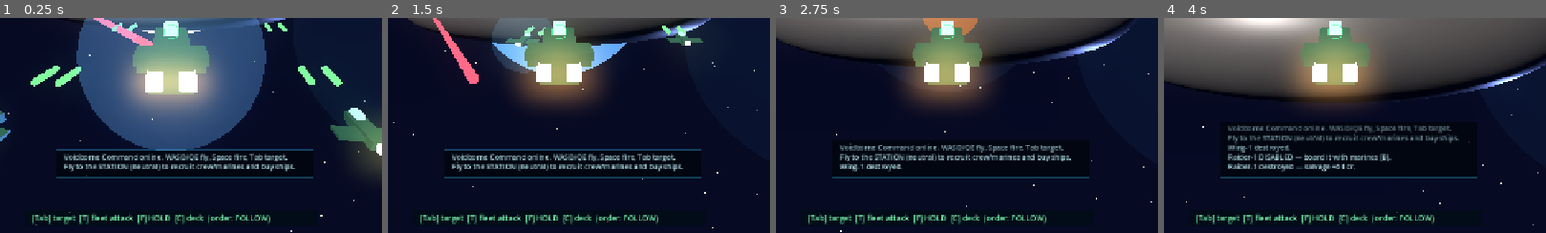
Above: before the commit, frames 1-4 (left to right).
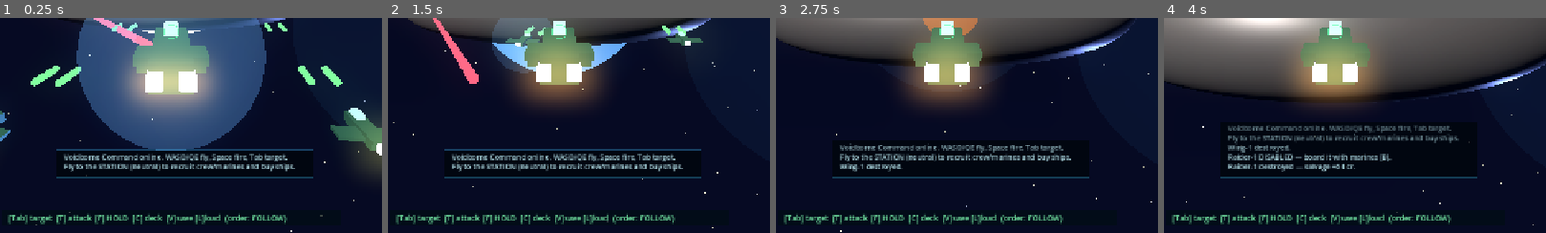
Above: after the commit, the same moments.

Repository: tapkinnu/voidborne-command
Game: Godot game, scene res://scenes/main.tscn
The game is run twice, just before and just after one commit, with the same random seed, the same clock (stepped at 60 frames per second) and the same inputs.
Inputs:
- Up to frame 1 (0.25 s): no input
- Up to frame 2 (1.5 s): no input
- Up to frame 3 (2.75 s): no input
- Up to frame 4 (4 s): no input
The pictures show only the part of the screen within x 28-78%, y 47-97%; the shares and areas given below are measured in that part.

The runs differ from the first frame. In frame 1, 1.7% of the frame differs, in the area x 2-85%, y 90-96%; in frame 2, 1.6%; in frame 3, 1.6%; in frame 4, 1.6%.

Commit message:
feat: add versioned persistent quick save/load
V writes and L loads a versioned JSON save at user://voidborne_save.json.
The schema carries game_id, integer version, economy (credits, crew/marine
pools, captured/purchased tallies), shipyard index, fleet order + focus
target, current target, and every live ship/station with class, faction,
ownership, manned/crew state, hull/shield/energy, disabled flag, and
position/rotation. Destroyed ships are omitted so they never resurrect.

Load validates and rejects — without clobbering live state — corrupt JSON,
wrong game_id, missing sections/fields, malformed vec3 arrays, unknown ship
classes, missing player flagship, and future versions. A valid load tears
down the battle, clears transient state (boarding, projectiles, beams,
explosions, fleet hold points), rebuilds all saved ships, re-wires player
and station references, reverts a stale attack order to follow, and
re-acquires a hostile target when the saved lock is gone.

Hermes review patches:
- GDScript _validate_save: reject fractional version floats (Godot parses
  all JSON numbers as float, so int() truncates 1.5 silently; added
  abs(float - int) > 0.001 guard).
- Python verify_save_load.py: same fractional-version guard; accept
  integer-valued floats (JSON round-trip), reject 1.5. Added two cases.
- validate_build.sh: capture verifier output to a temp log and grep for
  the PASS marker so a silent non-zero-exit or partial output fails the
  gate instead of passing by exit code alone.

New files: tests/test_save_load.gd, tools/verify_save_load.py.
Docs updated: README, GDD §4.5b, definition_of_done economy item marked [x].

Diff:
--- a/project.godot
+++ b/project.godot
@@ -125,3 +125,11 @@
 "deadzone": 0.5,
 "events": [{"type":"key","keycode":72,"unicode":104}]
 }
+quick_save={
+"deadzone": 0.5,
+"events": [{"type":"key","keycode":86,"unicode":118}]
+}
+quick_load={
+"deadzone": 0.5,
+"events": [{"type":"key","keycode":76,"unicode":108}]
+}
--- a/scripts/hud.gd
+++ b/scripts/hud.gd
@@ -191,4 +191,4 @@
 func _draw_deck_overlay(vp: Vector2) -> void:
 	draw_rect(Rect2(Vector2(vp.x - 250, vp.y - 70), Vector2(242, 60)), C_BG, true)
 	_txt(Vector2(vp.x - 240, vp.y - 48), "CREW DECK", C_LINE, 14)
-	_txt(Vector2(vp.x - 240, vp.y - 30), "WASD move  F order follow  C exit", C_DIM, 12)
+	_txt(Vector2(vp.x - 240, vp.y - 30), "WASD move  F follow  C exit  V save  L load", C_DIM, 12)
--- a/scripts/main.gd
+++ b/scripts/main.gd
@@ -63,6 +63,13 @@
 
 # Capture/demo: when launched for screenshots, the player auto-fights so frames are lively.
 var auto_demo: bool = false
+
+# --- Persistent save/load ---------------------------------------------------
+# Versioned quick save/load of the current single-system battle. save_path is a
+# script variable so tests can redirect it to a scratch file.
+const SAVE_GAME_ID: String = "voidborne_command"
+const SAVE_VERSION: int = 1
+var save_path: String = "user://voidborne_save.json"
 
 var messages: Array = []           # rolling message log (strings)
 var objective: String = "Disable & board Ironclaw, then capture hostile Kryos Relay station."
@@ -240,6 +247,7 @@
 # ---------------------------------------------------------------------------
 func _process(delta: float) -> void:
 	_elapsed += delta
+	_handle_save_load()
 	if deck_mode:
 		_process_deck(delta)
 	else:
@@ -1163,6 +1171,323 @@
 		_msg("Returned to the bridge.")
 
 # ---------------------------------------------------------------------------
+# PERSISTENT SAVE / LOAD
+# ---------------------------------------------------------------------------
+func _handle_save_load() -> void:
+	# Works in both space and crew-deck mode; loading from the deck returns to the bridge.
+	if Input.is_action_just_pressed("quick_save"):
+		_quick_save()
+	if Input.is_action_just_pressed("quick_load"):
+		_quick_load()
+
+func _quick_save() -> bool:
+	var data: Dictionary = _build_save_dict()
+	var f: FileAccess = FileAccess.open(save_path, FileAccess.WRITE)
+	if f == null:
+		_msg("Save failed: cannot open %s" % save_path)
+		if audio: audio.play("ui_deny")
+		return false
+	f.store_string(JSON.stringify(data, "\t"))
+	f.close()
+	_msg("Game SAVED (v%d) — %d cr, fleet %d." % [SAVE_VERSION, Game.credits, _count_fleet()])
+	if audio: audio.play("ui_buy")
+	return true
+
+func _build_save_dict() -> Dictionary:
+	var ship_list: Array = []
+	for s in ships:
+		if not is_instance_valid(s) or s.destroyed:
+			continue   # destroyed ships are omitted; they must not resurrect on load
+		ship_list.append(_ship_to_dict(s))
+	var atk_name: String = ""
+	if is_instance_valid(fleet_attack_target):
+		atk_name = String(fleet_attack_target.ship_name)
+	var tgt_name: String = ""
+	if is_instance_valid(target) and not target.destroyed:
+		tgt_name = String(target.ship_name)
+	return {
+		"game_id": SAVE_GAME_ID,
+		"version": SAVE_VERSION,
+		"economy": {
+			"credits": Game.credits,
+			"crew_pool": Game.crew_pool,
+			"marine_pool": Game.marine_pool,
+			"captured_count": Game.captured_count,
+			"purchased_count": Game.purchased_count,
+		},
+		"shipyard_index": shipyard_index,
+		"fleet_order": fleet_order,
+		"fleet_attack_target": atk_name,
+		"target": tgt_name,
+		"ships": ship_list,
+	}
+
+func _ship_to_dict(s: Node3D) -> Dictionary:
+	return {
+		"ship_name": s.ship_name,
+		"ship_class": s.ship_class,
+		"faction": s.faction,
+		"is_player": s.is_player,
+		"manned": s.manned,
+		"crew_assigned": s.crew_assigned,
+		"hull": s.hull,
+		"max_hull": s.max_hull,
+		"shield": s.shield,
+		"max_shield": s.max_shield,
+		"energy": s.energy,
+		"max_energy": s.max_energy,
+		"disabled": s.disabled,
+		"destroyed": s.destroyed,
+		"ai_state": s.ai_state,
+		"pos": [s.global_position.x, s.global_position.y, s.global_position.z],
+		"rot": [s.rotation.x, s.rotation.y, s.rotation.z],
+	}
+
+func _quick_load() -> bool:
+	if not FileAccess.file_exists(save_path):
+		_msg("No save found — press [V] to save first.")
+		if audio: audio.play("ui_deny")
+		return false
+	var f: FileAccess = FileAccess.open(save_path, FileAccess.READ)
+	if f == null:
+		_msg("Load failed: cannot open save file.")
+		if audio: audio.play("ui_deny")
+		return false
+	var text: String = f.get_as_text()
+	f.close()
+	var parsed: Variant = JSON.parse_string(text)
+	var reason: String = _validate_save(parsed)
+	if reason != "":
+		# Rejected saves never clobber the live battle state.
+		_msg("Save rejected: %s" % reason)
+		if audio: audio.play("ui_deny")
+		return false
+	_apply_save(parsed)
+	_msg("Game LOADED (v%d) — %d cr, fleet %d." % [int((parsed as Dictionary)["version"]), Game.credits, _count_fleet()])
+	if audio: audio.play("ui_buy")
+	return true
+
+func _validate_vec3(v: Variant) -> String:
+	if typeof(v) != TYPE_ARRAY:
+		return "not an array"
+	var arr: Array = v
+	if arr.size() != 3:
+		return "needs 3 elements"
+	for n in arr:
+		if typeof(n) != TYPE_FLOAT and typeof(n) != TYPE_INT:
+			return "non-numeric"
+	return ""
+
+func _validate_save(parsed: Variant) -> String:
+	# Returns "" when the payload is acceptable, otherwise a human-readable reason.
+	if typeof(parsed) != TYPE_DICTIONARY:
+		return "corrupt or non-object save"
+	var d: Dictionary = parsed
+	if String(d.get("game_id", "")) != SAVE_GAME_ID:
+		return "not a Voidborne save"
+	if not d.has("version"):
+		return "missing version"
+	var ver_val: Variant = d["version"]
+	if typeof(ver_val) != TYPE_FLOAT and typeof(ver_val) != TYPE_INT:
+		return "invalid version"
+	var ver_float: float = float(ver_val)
+	var ver: int = int(ver_float)
+	if abs(ver_float - float(ver)) > 0.001:
+		return "invalid version"
+	if ver < 1:
+		return "invalid version"
+	if ver > SAVE_VERSION:
+		return "future version (v%d > v%d) — update the game" % [ver, SAVE_VERSION]
+	if typeof(d.get("economy")) != TYPE_DICTIONARY:
+		return "missing economy section"
+	var econ: Dictionary = d["economy"]
+	for key in ["credits", "crew_pool", "marine_pool", "captured_count", "purchased_count"]:
+		if not econ.has(key):
+			return "missing economy.%s" % key
+	if typeof(d.get("ships")) != TYPE_ARRAY:
+		return "missing ships section"
+	var ships_arr: Array = d["ships"]
+	var player_count: int = 0
+	for entry in ships_arr:
+		if typeof(entry) != TYPE_DICTIONARY:
+			return "invalid ship entry"
+		var sd: Dictionary = entry
+		for key in ["ship_name", "ship_class", "faction"]:
+			if not sd.has(key):
+				return "ship missing %s" % key
+		if not Game.SHIP_CLASSES.has(String(sd["ship_class"])):
+			return "unknown ship_class '%s'" % String(sd["ship_class"])
+		var perr: String = _validate_vec3(sd.get("pos"))
+		if perr != "":
+			return "ship %s pos %s" % [String(sd.get("ship_name", "?")), perr]
+		var rerr: String = _validate_vec3(sd.get("rot"))
+		if rerr != "":
+			return "ship %s rot %s" % [String(sd.get("ship_name", "?")), rerr]
+		if bool(sd.get("is_player", false)):
+			player_count += 1
+	if player_count == 0:
+		return "no player flagship in save"
+	return ""
+
+func _apply_save(parsed: Dictionary) -> void:
+	# Clear transient combat/UI state, tear down the live battle, then rebuild from the save.
+	_cancel_boarding()
+	_clear_transient_nodes()
+	if deck_mode:
+		_set_deck_mode(false)
+	fleet_hold_positions.clear()
+	fleet_attack_target = null
+	target = null
+
+	for s in ships:
+		if is_instance_valid(s):
+			s.queue_free()
+	ships.clear()
+	player = null
+	station = null
+
+	var econ: Dictionary = parsed["economy"]
+	Game.credits = int(econ["credits"])
+	Game.crew_pool = int(econ["crew_pool"])
+	Game.marine_pool = int(econ["marine_pool"])
+	Game.captured_count = int(econ["captured_count"])
+	Game.purchased_count = int(econ["purchased_count"])
+	shipyard_index = int(parsed.get("shipyard_index", 0))
+
+	var used_names: Dictionary = {}
+	for entry in parsed["ships"]:
+		_ship_from_dict(entry, used_names)
+
+	station = _pick_station_ref()
+
+	# Fleet order: an attack order with a missing/invalid focus target falls back to follow.
+	fleet_order = String(parsed.get("fleet_order", "follow"))
+	var atk_name: String = String(parsed.get("fleet_attack_target", ""))
+	fleet_attack_target = _find_ship_by_name(atk_name) if atk_name != "" else null
+	if fleet_order == "attack" and not (is_instance_valid(fleet_attack_target) and not fleet_attack_target.destroyed and fleet_attack_target.faction != "player"):
+		fleet_order = "follow"
+		fleet_attack_target = null
+		for s in ships:
+			if is_instance_valid(s) and s.faction == "player" and not s.is_player and s.manned:
+				s.ai_state = "follow"
+
+	# Target: keep the saved lock if still valid/hostile, else pick a remaining hostile.
+	var tname: String = String(parsed.get("target", ""))
+	var saved_target: Node3D = _find_ship_by_name(tname) if tname != "" else null
+	if is_instance_valid(saved_target) and not saved_target.destroyed and saved_target.faction != "player":
+		target = saved_target
+	else:
+		target = _nearest_hostile()
+
+	if is_instance_valid(player):
+		_update_camera(0.001, true)
+		space_camera.current = true
+		throttle = clamp(player.throttle, 0.0, 1.0)
+
+func _ship_from_dict(entry: Variant, used_names: Dictionary) -> Node3D:
+	var sd: Dictionary = entry
+	var p_class: String = String(sd["ship_class"])
+	var p_faction: String = String(sd["faction"])
+	var nm: String = String(sd["ship_name"])
+	# Guarantee a stable unique name even if a save somehow carries duplicates.
+	if used_names.has(nm):
+		var k: int = 2
+		while used_names.has("%s#%d" % [nm, k]):
+			k += 1
+		nm = "%s#%d" % [nm, k]
+	used_names[nm] = true
+
+	var s: Node3D = ShipScript.new()
+	s.name = "Ship_%s_%s" % [p_faction, nm]
+	add_child(s)
+	s.setup(p_class, p_faction, nm)
+	s.ship_name = nm
+	s.is_player = bool(sd.get("is_player", false))
+	s.manned = bool(sd.get("manned", true))
+	s.crew_assigned = int(sd.get("crew_assigned", 0))
+	s.max_hull = float(sd.get("max_hull", s.max_hull))
+	s.hull = float(sd.get("hull", s.hull))
+	s.max_shield = float(sd.get("max_shield", s.max_shield))
+	s.shield = float(sd.get("shield", s.shield))
+	s.max_energy = float(sd.get("max_energy", s.max_energy))
+	s.energy = float(sd.get("energy", s.energy))
+	s.disabled = bool(sd.get("disabled", false))
+	s.destroyed = bool(sd.get("destroyed", false))
+	s.ai_state = String(sd.get("ai_state", "engage"))
+	var pos: Array = sd["pos"]
+	s.position = Vector3(float(pos[0]), float(pos[1]), float(pos[2]))
+	var rot: Array = sd["rot"]
+	s.rotation = Vector3(float(rot[0]), float(rot[1]), float(rot[2]))
+	ships.append(s)
+	if s.is_player:
+		player = s
+	return s
+
+func _clear_transient_nodes() -> void:
+	for p in projectiles:
+		var pd: Dictionary = p
+		if is_instance_valid(pd.get("node")):
+			pd["node"].queue_free()
+	projectiles.clear()
+	for b in beams:
+		var bd: Dictionary = b
+		if is_instance_valid(bd.get("node")):
+			bd["node"].queue_free()
+	beams.clear()
+	for e in explosions:
+		var ed: Dictionary = e
+		if is_instance_valid(ed.get("node")):
+			ed["node"].queue_free()
+	explosions.clear()
+
+func _find_ship_by_name(nm: String) -> Node3D:
+	if nm == "":
+		return null
+	for s in ships:
+		if is_instance_valid(s) and String(s.ship_name) == nm:
+			return s
+	return null
+
+func _nearest_hostile() -> Node3D:
+	# Nearest live hostile (including disabled, which the player may still want to board).
+	var best: Node3D = null
+	var bd: float = 1e9
+	for s in ships:
+		if not is_instance_valid(s) or s.destroyed or s.faction != "hostile":
+			continue
+		var d: float = _pdist(s)
+		if d < bd:
+			bd = d
+			best = s
+	return best
+
+func _pick_station_ref() -> Node3D:
+	# Prefer the neutral recruit/shipyard hub; fall back to an owned, then any non-hostile,
+	# then any station so service/shipyard prompts still resolve after a load.
+	var neutral_st: Node3D = null
+	var owned_st: Node3D = null
+	var nonhostile_st: Node3D = null
+	var any_st: Node3D = null
+	for s in ships:
+		if not is_instance_valid(s) or s.ship_class != "station":
+			continue
+		if any_st == null:
+			any_st = s
+		if s.faction == "neutral" and neutral_st == null:
+			neutral_st = s
+		elif s.faction == "player" and owned_st == null:
+			owned_st = s
+		if s.faction != "hostile" and nonhostile_st == null:
+			nonhostile_st = s
+	if neutral_st != null:
+		return neutral_st
+	if owned_st != null:
+		return owned_st
+	if nonhostile_st != null:
+		return nonhostile_st
+	return any_st
+
+# ---------------------------------------------------------------------------
 # CAMERA
 # ---------------------------------------------------------------------------
 func _update_camera(delta: float, instant: bool) -> void:
@@ -1258,16 +1583,16 @@
 
 func _context_prompt() -> String:
 	if is_instance_valid(station) and _pdist(station) < 70.0:
-		return "STATION: [G] %s %dcr  [Y] buy  [R] crew  [M] marine  [H] repair  [C] deck  [F] man/order" % [_shipyard_class().to_upper(), _shipyard_cost()]
+		return "STATION: [G] %s %dcr  [Y] buy  [R] crew  [M] marine  [H] repair  [C] deck  [V]save [L]load" % [_shipyard_class().to_upper(), _shipyard_cost()]
 	var svc: Node3D = _service_station()
 	if svc != null:
-		return "DOCKED %s: [H] repair/refit fleet  [Tab] target  [F] fleet order" % svc.ship_name
+		return "DOCKED %s: [H] repair/refit  [Tab] target  [F] order  [V]save [L]load" % svc.ship_name
 	if is_instance_valid(target) and target.disabled and target.faction != "player":
-		return "[B] board %s with marines" % target.ship_name
+		return "[B] board %s with marines   [V]save [L]load" % target.ship_name
 	var order_label: String = fleet_order.to_upper()
 	if fleet_order == "attack" and is_instance_valid(fleet_attack_target):
 		order_label = "ATTACK %s" % fleet_attack_target.ship_name
-	return "[Tab] target  [T] fleet attack  [F] %s  [C] deck  (order: %s)" % [("HOLD" if fleet_order == "follow" else "FOLLOW"), order_label]
+	return "[Tab] target  [T] attack  [F] %s  [C] deck  [V]save [L]load  (order: %s)" % [("HOLD" if fleet_order == "follow" else "FOLLOW"), order_label]
 
 func _build_radar() -> Array:
 	var blips: Array = []
--- /dev/null
+++ b/tests/test_save_load.gd
@@ -0,0 +1,253 @@
+extends SceneTree
+# Regression test for versioned persistent quick save / quick load.
+# No key simulation: it drives main.gd's save/load API directly. It seeds a distinctive
+# battle state, saves, mutates state away, loads, and asserts the world round-trips while
+# rejected saves never clobber the live state.
+
+var failed: bool = false
+
+func _fail(msg: String) -> void:
+	push_error(msg)
+	failed = true
+
+func _approx(a: float, b: float, eps: float = 0.05) -> bool:
+	return abs(a - b) <= eps
+
+func _find(main: Node, nm: String) -> Node:
+	for s in main.ships:
+		if is_instance_valid(s) and String(s.ship_name) == nm:
+			return s
+	return null
+
+func _initialize() -> void:
+	var packed: PackedScene = load("res://scenes/main.tscn")
+	if packed == null:
+		_fail("main.tscn failed to load")
+		quit(1)
+		return
+	var main: Node = packed.instantiate()
+	root.add_child(main)
+	await process_frame
+	await process_frame
+
+	var audio_node: Node = main.get("audio")
+	if audio_node != null:
+		audio_node.set("enabled", false)
+
+	var game: Node = root.get_node_or_null("Game")
+	if game == null:
+		_fail("Game autoload missing in test tree")
+		_finish(main)
+		return
+
+	# Redirect the save to a scratch file and start clean.
+	main.set("save_path", "user://test_voidborne_save.json")
+	if FileAccess.file_exists("user://test_voidborne_save.json"):
+		DirAccess.remove_absolute(ProjectSettings.globalize_path("user://test_voidborne_save.json"))
+
+	# --- No-save load is denied cleanly ------------------------------------
+	game.set("credits", 1234)
+	var loaded_empty: bool = bool(main.call("_quick_load"))
+	if loaded_empty:
+		_fail("load succeeded despite no save file present")
+	if int(game.get("credits")) != 1234:
+		_fail("denied no-save load clobbered credits")
+
+	# --- Seed a distinctive, capturable battle state -----------------------
+	# Capture a hostile station so an owned station round-trips.
+	var hostile_station: Node = null
+	var doomed_hostile: Node = null
+	for s in main.ships:
+		if not is_instance_valid(s):
+			continue
+		if String(s.ship_class) == "station" and String(s.faction) == "hostile":
+			hostile_station = s
+		if String(s.faction) == "hostile" and String(s.ship_class) == "fighter" and doomed_hostile == null:
+			doomed_hostile = s
+	if hostile_station == null:
+		_fail("seed scenario missing hostile station")
+	if doomed_hostile == null:
+		_fail("seed scenario missing hostile fighter to destroy")
+
+	if not failed:
+		game.set("crew_pool", int(hostile_station.get("crew_needed")))
+		game.set("marine_pool", 6)
+		hostile_station.set("disabled", true)
+		hostile_station.set("hull", float(hostile_station.get("max_hull")) * 0.15)
+		main.call("_complete_capture", hostile_station)
+		await process_frame
+		if String(hostile_station.faction) != "player":
+			_fail("setup: hostile station was not captured to player")
+
+	# Destroy a hostile fighter: it must not resurrect after load.
+	var doomed_name: String = ""
+	if not failed:
+		doomed_name = String(doomed_hostile.ship_name)
+		main.call("_destroy_ship", doomed_hostile)
+		await process_frame
+
+	# A purchased/spawned player frigate with hand-set vitals and position.
+	var buy_pos: Vector3 = Vector3(12.5, -3.25, 7.0)
+	var bought: Node = null
+	if not failed:
+		bought = main.call("_spawn_ship", "frigate", "player", "TestBuy-1", buy_pos, true)
+		bought.set("manned", true)
+		bought.set("crew_assigned", 6)
+		bought.set("hull", 222.0)
+		bought.set("shield", 111.0)
+		bought.set("energy", 55.0)
+		bought.set("ai_state", "follow")
+
+	# An unmanned owned ship: it must stay unmanned after load.
+	var drifter: Node = null
+	if not failed:
+		drifter = main.call("_spawn_ship", "corvette", "player", "Drifter-1", Vector3(-20, 5, 30), false)
+		drifter.set("manned", false)
+		drifter.set("crew_assigned", 0)
+
+	# Pin economy counters to distinctive values after capture side effects.
+	if not failed:
+		game.set("credits", 9876)
+		game.set("crew_pool", 7)
+		game.set("marine_pool", 4)
+		game.set("captured_count", 5)
+		game.set("purchased_count", 3)
+		main.set("shipyard_index", 2)
+
+	# --- Save --------------------------------------------------------------
+	if not failed:
+		var saved: bool = bool(main.call("_quick_save"))
+		if not saved:
+			_fail("quick_save returned false")
+		if not FileAccess.file_exists("user://test_voidborne_save.json"):
+			_fail("save file was not written")
+
+	# --- Mutate state away from the saved snapshot -------------------------
+	if not failed:
+		game.set("credits", 0)
+		game.set("crew_pool", 0)
+		game.set("marine_pool", 0)
+		game.set("captured_count", 0)
+		game.set("purchased_count", 0)
+		main.set("shipyard_index", 0)
+		bought.set("hull", 1.0)
+		bought.set("shield", 1.0)
+		bought.set("energy", 1.0)
+		bought.set("manned", false)
+		bought.global_position = Vector3(500, 500, 500)
+		drifter.set("manned", true)
+		hostile_station.set("faction", "hostile")
+
+	# --- Load --------------------------------------------------------------
+	if not failed:
+		# _apply_save runs synchronously; assert before any combat frame mutates vitals.
+		var ok: bool = bool(main.call("_quick_load"))
+		if not ok:
+			_fail("quick_load returned false on a valid save")
+
+	# --- Assertions: counters round-trip -----------------------------------
+	if not failed:
+		if int(game.get("credits")) != 9876:
+			_fail("credits did not round-trip (%d)" % int(game.get("credits")))
+		if int(game.get("crew_pool")) != 7:
+			_fail("crew_pool did not round-trip")
+		if int(game.get("marine_pool")) != 4:
+			_fail("marine_pool did not round-trip")
+		if int(game.get("captured_count")) != 5:
+			_fail("captured_count did not round-trip")
+		if int(game.get("purchased_count")) != 3:
+			_fail("purchased_count did not round-trip")
+		if int(main.get("shipyard_index")) != 2:
+			_fail("shipyard_index did not round-trip")
+
+	# Purchased player ship round-trips fully.
+	if not failed:
+		var rb: Node = _find(main, "TestBuy-1")
+		if rb == null:
+			_fail("purchased ship TestBuy-1 missing after load")
+		else:
+			if String(rb.ship_class) != "frigate":
+				_fail("purchased ship class wrong after load")
+			if not bool(rb.manned):
+				_fail("purchased ship lost manned flag after load")
+			if int(rb.crew_assigned) != 6:
+				_fail("purchased ship crew_assigned wrong after load")
+			if not _approx(float(rb.hull), 222.0):
+				_fail("purchased ship hull wrong after load (%f)" % float(rb.hull))
+			if not _approx(float(rb.shield), 111.0):
+				_fail("purchased ship shield wrong after load")
+			if not _approx(float(rb.energy), 55.0):
+				_fail("purchased ship energy wrong after load")
+			if not _approx(rb.global_position.x, buy_pos.x) or not _approx(rb.global_position.y, buy_pos.y) or not _approx(rb.global_position.z, buy_pos.z):
+				_fail("purchased ship position wrong after load (%s)" % str(rb.global_position))
+
+	# Captured station stays player-owned.
+	if not failed:
+		var rs: Node = _find(main, "Kryos Relay")
+		if rs == null:
+			_fail("captured station missing after load")
+		elif String(rs.faction) != "player":
+			_fail("captured station not player-owned after load (%s)" % String(rs.faction))
+
+	# Destroyed hostile does not resurrect.
+	if not failed and doomed_name != "":
+		if _find(main, doomed_name) != null:
+			_fail("destroyed hostile %s resurrected after load" % doomed_name)
+
+	# Unmanned owned ship stays unmanned.
+	if not failed:
+		var rd: Node = _find(main, "Drifter-1")
+		if rd == null:
+			_fail("unmanned owned ship missing after load")
+		elif bool(rd.manned):
+			_fail("unmanned owned ship became manned after load")
+
+	# Player flagship restored and wired to the player reference.
+	if not failed:
+		var p: Node = main.get("player")
+		if p == null or not bool(p.is_player):
+			_fail("player flagship not restored after load")
+
+	# --- Rejected saves never clobber current state ------------------------
+	if not failed:
+		var before_credits: int = int(game.get("credits"))
+		var test_path: String = "user://test_voidborne_save.json"
+
+		_write_text(test_path, "{ not valid json ]")
+		if bool(main.call("_quick_load")):
+			_fail("corrupt save was accepted")
+		if int(game.get("credits")) != before_credits:
+			_fail("corrupt save clobbered credits")
+
+		_write_text(test_path, JSON.stringify({"game_id": "not_voidborne", "version": 1, "economy": {}, "ships": []}))
+		if bool(main.call("_quick_load")):
+			_fail("wrong game_id save was accepted")
+		if int(game.get("credits")) != before_credits:
+			_fail("wrong game_id save clobbered credits")
+
+		var future: Dictionary = main.call("_build_save_dict")
+		future["version"] = int(future["version"]) + 1
+		_write_text(test_path, JSON.stringify(future))
+		if bool(main.call("_quick_load")):
+			_fail("future-version save was accepted")
+		if int(game.get("credits")) != before_credits:
+			_fail("future-version save clobbered credits")
+
+	# Cleanup scratch save.
+	if FileAccess.file_exists("user://test_voidborne_save.json"):
+		DirAccess.remove_absolute(ProjectSettings.globalize_path("user://test_voidborne_save.json"))
+
+	if not failed:
+		print("SAVE_LOAD_TEST_PASS")
+	_finish(main)
+
+func _write_text(path: String, text: String) -> void:
+	var f: FileAccess = FileAccess.open(path, FileAccess.WRITE)
+	if f != null:
+		f.store_string(text)
+		f.close()
+
+func _finish(main: Node) -> void:
+	if is_instance_valid(main):
+		main.queue_free()
+	quit(1 if failed else 0)
Not shown, changed: docs/GDD.md
Not shown, changed: docs/studio/definition_of_done.md
Not shown, changed: tools/validate_build.sh
